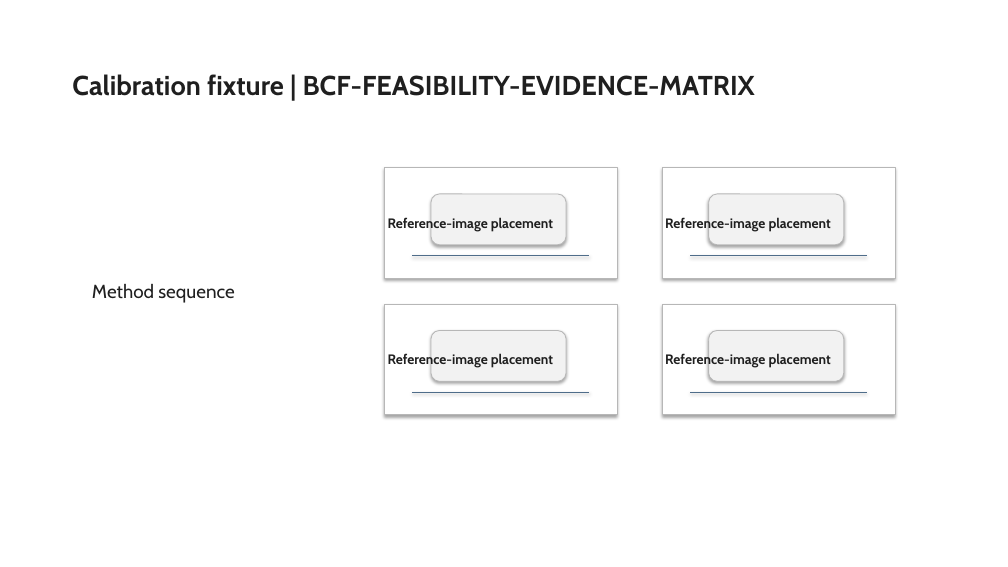
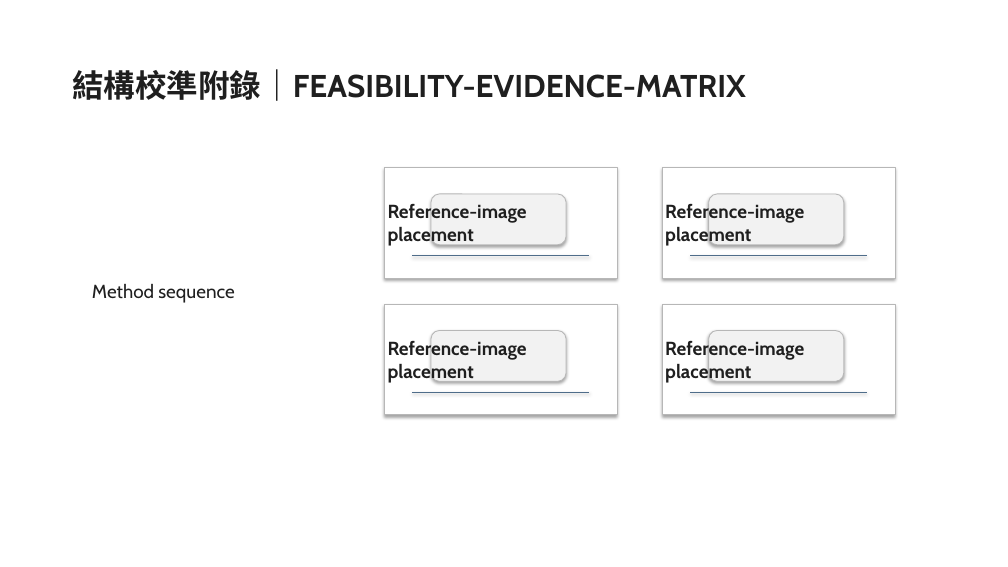
Before and after one commit to Gary0915/AI-Research-SKILLs, a slide deck: slide 22 of thesis-deck-system/artifacts/phase3/planner-composition-candidate-review.pptx (slide 17 before the commit). Drawn at 1008x567 pixels with LibreOffice and Linux fonts; fonts in the diff are those of the drawing. Boxes give left, top, right and bottom in pixels: in the first picture for what was removed or moved away, otherwise in the second. Text is boxed around its words. In the diff, an @@ line names an element or a change of style, - is before the commit and + after.

```diff
--- a/thesis-deck-system/artifacts/phase3/planner-composition-candidate-review.pptx
+++ b/thesis-deck-system/artifacts/phase3/planner-composition-candidate-review.pptx
@@ title at [72, 69, 746, 101]: text changed; size 26 to 30 pt @@
-Calibration fixture | BCF-FEASIBILITY-EVIDENCE-MATRIX
+結構校準附錄｜FEASIBILITY-EVIDENCE-MATRIX
@@ size 13 to 18 pt in 4 elements at [388, 204, 527, 246], [665, 203, 804, 246], [388, 341, 527, 383], [665, 339, 804, 383] @@
```
Also in this commit, not shown: 9 other slides changed, 21 slides added, 16 slides removed, 11 other files.
